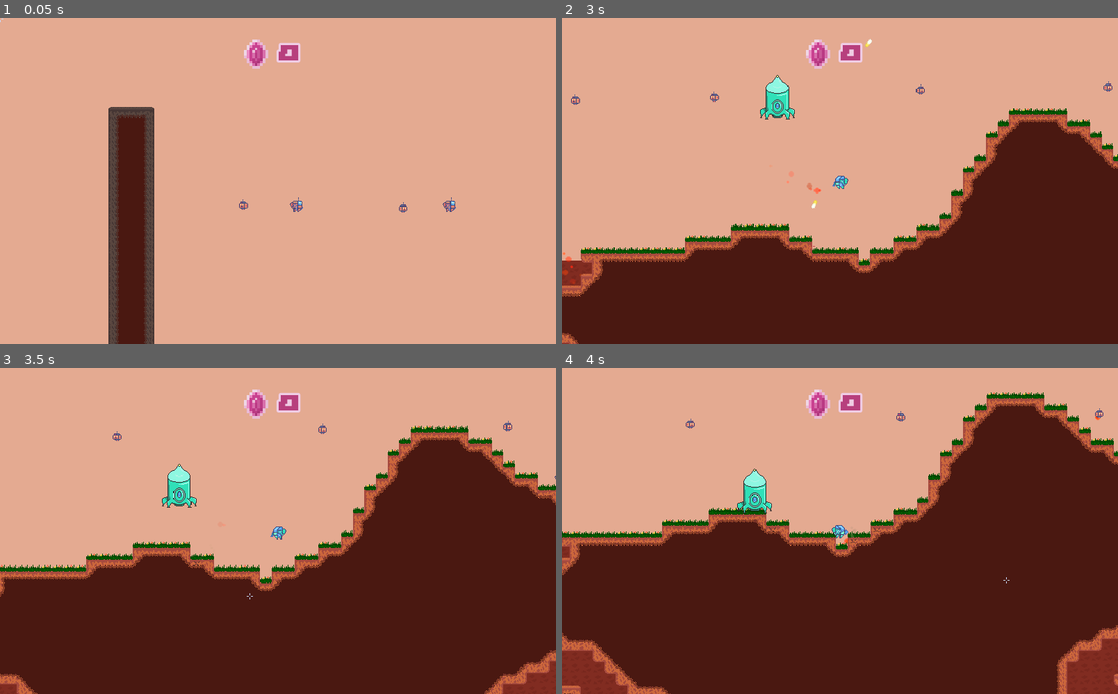
Above: before the commit, frames 1-4 (two rows, left to right).
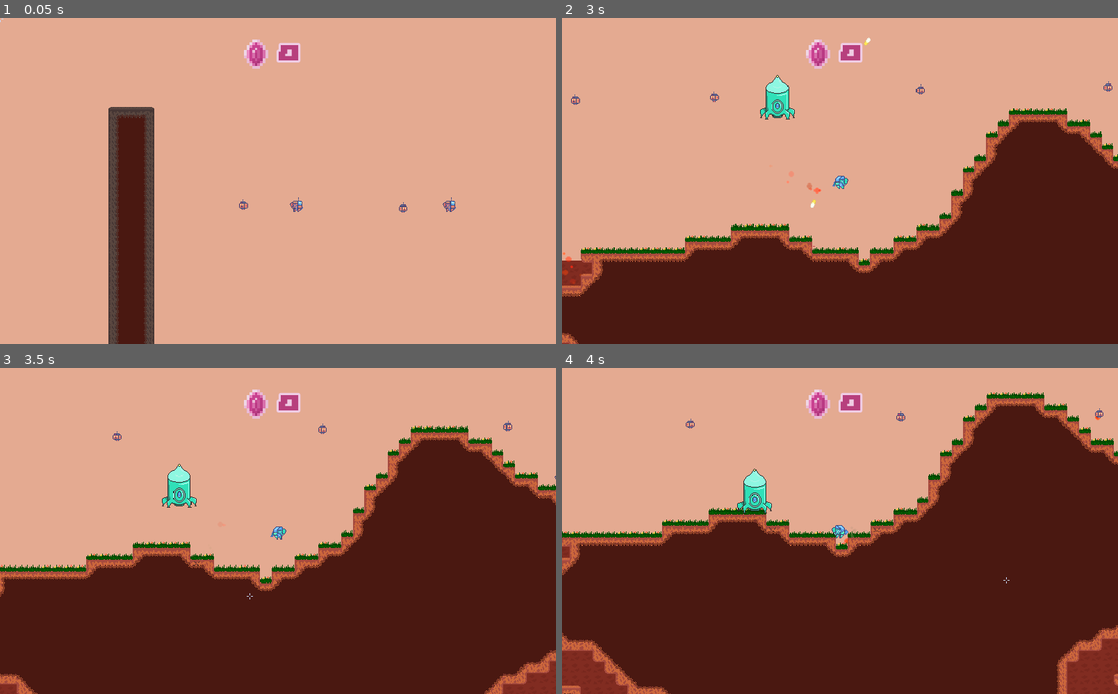
Above: after the commit, the same moments.

Repository: MichaelRRyan/Mecha-Miners
Game: Godot game, scene res://scenes/world/World.tscn
The game is run twice, just before and just after one commit, with the same random seed, the same clock (stepped at 60 frames per second) and the same inputs.
Inputs (mouse positions are in pixels of both pictures, inside the frame that each line leads up to):
- Up to frame 1 (0.05 s): no input
- Up to frame 2 (3 s): tap Enter at 0.5 s; move the mouse to (962, 164) at 0.52 s; press the mouse at (962, 164) at 0.53 s; hold D (move_right) 0.53-1.28 s; tap W (jump) at 0.77, 1.07, 1.52, 1.55, 1.82 s; right-click (962, 164) at 0.8 s; move the mouse to (728, 197) at 1.27 s; release the mouse at (728, 197) at 1.28 s; hold A (move_left) 1.28-2.03 s; right-click (728, 197) at 1.35 s; move the mouse to (895, 109) at 2.02 s; hold W (jump) 2.03-2.78 s; hold D (move_right) from 2.03 s (still down); click (895, 109) at 2.3 s; move the mouse to (812, 246) at 2.77 s; click (812, 246) at 2.85 s
- Up to frame 3 (3.5 s): keep holding D (move_right); tap W (jump) at 3.02, 3.32 s; right-click (250, 596) at 3.05 s
- Up to frame 4 (4 s): move the mouse to (1006, 579) at 3.52 s; release D (move_right) at 3.53 s; hold A (move_left) from 3.53 s (still down); hold Right mouse button (action2) from 3.53 s (still down); tap W (jump) at 3.77, 3.8 s

Frame 1 is identical in both runs. In frame 2, less than 0.1% of the frame differs, in the area x 44-56%, y 5-59%; in frame 3, less than 0.1%; in frame 4, less than 0.1%.

Commit message:
Abstracted animation logic to an animation controller
Additionally added a hurt animation to miner bots, removed unnecessary code, and began fixing miner bots 'no mech arms' issue

Diff:
--- a/project.godot
+++ b/project.godot
@@ -63,6 +63,11 @@
 "class": "Tile",
 "language": "GDScript",
 "path": "res://scripts/misc/TerrainTiles.gd"
+}, {
+"base": "Node2D",
+"class": "Tool",
+"language": "GDScript",
+"path": "res://scripts/equipment/Tool.gd"
 } ]
 _global_script_class_icons={
 "AIBrain": "",
@@ -75,7 +80,8 @@
 "ProceduralGenerator": "",
 "PursueBehaviour": "",
 "Terrain": "",
-"Tile": ""
+"Tile": "",
+"Tool": ""
 }
 
 [application]
--- a/resources/sprite_frames/battle_miner_bot_orange.tres
+++ b/resources/sprite_frames/battle_miner_bot_orange.tres
@@ -42,6 +42,78 @@
 atlas = ExtResource( 1 )
 region = Rect2( 96, 32, 32, 32 )
 
+[sub_resource type="AtlasTexture" id=21]
+atlas = ExtResource( 1 )
+region = Rect2( 0, 0, 32, 32 )
+
+[sub_resource type="AtlasTexture" id=22]
+atlas = ExtResource( 1 )
+region = Rect2( 32, 0, 32, 32 )
+
+[sub_resource type="AtlasTexture" id=23]
+atlas = ExtResource( 1 )
+region = Rect2( 64, 0, 32, 32 )
+
+[sub_resource type="AtlasTexture" id=24]
+atlas = ExtResource( 1 )
+region = Rect2( 96, 0, 32, 32 )
+
+[sub_resource type="AtlasTexture" id=25]
+atlas = ExtResource( 1 )
+region = Rect2( 128, 0, 32, 32 )
+
+[sub_resource type="AtlasTexture" id=26]
+atlas = ExtResource( 1 )
+region = Rect2( 160, 0, 32, 32 )
+
+[sub_resource type="AtlasTexture" id=27]
+atlas = ExtResource( 1 )
+region = Rect2( 192, 0, 32, 32 )
+
+[sub_resource type="AtlasTexture" id=28]
+atlas = ExtResource( 1 )
+region = Rect2( 224, 0, 32, 32 )
+
+[sub_resource type="AtlasTexture" id=29]
+atlas = ExtResource( 1 )
+region = Rect2( 256, 0, 32, 32 )
+
+[sub_resource type="AtlasTexture" id=30]
+atlas = ExtResource( 1 )
+region = Rect2( 256, 0, 32, 32 )
+
+[sub_resource type="AtlasTexture" id=31]
+atlas = ExtResource( 1 )
+region = Rect2( 224, 0, 32, 32 )
+
+[sub_resource type="AtlasTexture" id=32]
+atlas = ExtResource( 1 )
+region = Rect2( 192, 0, 32, 32 )
+
+[sub_resource type="AtlasTexture" id=33]
+atlas = ExtResource( 1 )
+region = Rect2( 160, 0, 32, 32 )
+
+[sub_resource type="AtlasTexture" id=34]
+atlas = ExtResource( 1 )
+region = Rect2( 128, 0, 32, 32 )
+
+[sub_resource type="AtlasTexture" id=35]
+atlas = ExtResource( 1 )
+region = Rect2( 96, 0, 32, 32 )
+
+[sub_resource type="AtlasTexture" id=36]
+atlas = ExtResource( 1 )
+region = Rect2( 64, 0, 32, 32 )
+
+[sub_resource type="AtlasTexture" id=37]
+atlas = ExtResource( 1 )
+region = Rect2( 32, 0, 32, 32 )
+
+[sub_resource type="AtlasTexture" id=38]
+atlas = ExtResource( 1 )
+region = Rect2( 0, 0, 32, 32 )
+
 [resource]
 animations = [ {
 "frames": [ SubResource( 11 ) ],
@@ -63,4 +135,14 @@
 "loop": true,
 "name": "walk",
 "speed": 5.0
+}, {
+"frames": [ SubResource( 21 ), SubResource( 22 ), SubResource( 23 ), SubResource( 24 ), SubResource( 23 ), SubResource( 24 ), SubResource( 25 ), SubResource( 26 ), SubResource( 27 ), SubResource( 28 ), SubResource( 29 ), SubResource( 28 ), SubResource( 29 ) ],
+"loop": false,
+"name": "power_on",
+"speed": 10.0
+}, {
+"frames": [ SubResource( 30 ), SubResource( 31 ), SubResource( 32 ), SubResource( 33 ), SubResource( 34 ), SubResource( 35 ), SubResource( 36 ), SubResource( 37 ), SubResource( 38 ) ],
+"loop": false,
+"name": "power_off",
+"speed": 10.0
 } ]
--- a/resources/sprite_frames/miner_bot_blue.tres
+++ b/resources/sprite_frames/miner_bot_blue.tres
@@ -1,10 +1,14 @@
-[gd_resource type="SpriteFrames" load_steps=3 format=2]
+[gd_resource type="SpriteFrames" load_steps=4 format=2]
 
 [ext_resource path="res://assets/images/sprite_sheet.png" type="Texture" id=1]
 
 [sub_resource type="AtlasTexture" id=1]
 atlas = ExtResource( 1 )
 region = Rect2( 256, 32, 16, 16 )
+
+[sub_resource type="AtlasTexture" id=2]
+atlas = ExtResource( 1 )
+region = Rect2( 272, 32, 16, 16 )
 
 [resource]
 animations = [ {
@@ -13,18 +17,8 @@
 "name": "idle",
 "speed": 5.0
 }, {
-"frames": [ SubResource( 1 ) ],
-"loop": true,
-"name": "jump",
-"speed": 5.0
-}, {
-"frames": [ SubResource( 1 ) ],
-"loop": true,
-"name": "walk_reversed",
-"speed": 15.0
-}, {
-"frames": [ SubResource( 1 ) ],
-"loop": true,
-"name": "walk",
-"speed": 15.0
+"frames": [ SubResource( 2 ) ],
+"loop": false,
+"name": "hurt",
+"speed": 1.0
 } ]
--- a/resources/sprite_frames/miner_bot_orange.tres
+++ b/resources/sprite_frames/miner_bot_orange.tres
@@ -6,25 +6,19 @@
 atlas = ExtResource( 1 )
 region = Rect2( 224, 32, 16, 16 )
 
+[sub_resource type="AtlasTexture" id=2]
+atlas = ExtResource( 1 )
+region = Rect2( 240, 32, 16, 16 )
+
 [resource]
 animations = [ {
 "frames": [ SubResource( 1 ) ],
 "loop": true,
 "name": "idle",
-"speed": 5.0
+"speed": 1.0
 }, {
-"frames": [ SubResource( 1 ) ],
-"loop": true,
-"name": "jump",
-"speed": 5.0
-}, {
-"frames": [ SubResource( 1 ) ],
-"loop": true,
-"name": "walk_reversed",
-"speed": 5.0
-}, {
-"frames": [ SubResource( 1 ) ],
-"loop": true,
-"name": "walk",
-"speed": 5.0
+"frames": [ SubResource( 2 ) ],
+"loop": false,
+"name": "hurt",
+"speed": 1.0
 } ]
--- a/scenes/Drill.tscn
+++ b/scenes/Drill.tscn
@@ -1,7 +1,7 @@
 [gd_scene load_steps=3 format=2]
 
 [ext_resource path="res://assets/images/sprite_sheet.png" type="Texture" id=1]
-[ext_resource path="res://scripts/Drill.gd" type="Script" id=2]
+[ext_resource path="res://scripts/equipment/Drill.gd" type="Script" id=2]
 
 [node name="Drill" type="Sprite"]
 position = Vector2( 6, 1 )
--- a/scenes/Gun.tscn
+++ b/scenes/Gun.tscn
@@ -1,6 +1,6 @@
 [gd_scene load_steps=3 format=2]
 
-[ext_resource path="res://scripts/Gun.gd" type="Script" id=1]
+[ext_resource path="res://scripts/equipment/Gun.gd" type="Script" id=1]
 [ext_resource path="res://assets/images/sprite_sheet.png" type="Texture" id=2]
 
 [node name="Gun" type="Sprite"]
--- a/scenes/entities/BattleMinerBot.tscn
+++ b/scenes/entities/BattleMinerBot.tscn
@@ -11,6 +11,9 @@
 playing = true
 offset = Vector2( 0, -6 )
 
+[node name="CollisionShape2D" parent="." index="1"]
+visible = false
+
 [node name="Equipped1" parent="Arms" index="0"]
 region_rect = Rect2( 160, 48, 32, 16 )
 
--- a/scenes/entities/Humanoid.tscn
+++ b/scenes/entities/Humanoid.tscn
@@ -6,6 +6,7 @@
 [ext_resource path="res://scenes/Jetpack.tscn" type="PackedScene" id=4]
 [ext_resource path="res://scripts/MechArms.gd" type="Script" id=5]
 [ext_resource path="res://scenes/Drill.tscn" type="PackedScene" id=6]
+[ext_resource path="res://scripts/animators/HumanoidAnimator.gd" type="Script" id=7]
 
 [sub_resource type="CapsuleShape2D" id=13]
 radius = 5.0
@@ -20,6 +21,7 @@
 frames = ExtResource( 1 )
 animation = "idle"
 offset = Vector2( 0, -2.5 )
+script = ExtResource( 7 )
 
 [node name="CollisionShape2D" type="CollisionShape2D" parent="."]
 shape = SubResource( 13 )
@@ -43,5 +45,7 @@
 
 [connection signal="died" from="." to="Arms" method="_on_Player_died"]
 [connection signal="respawn_complete" from="." to="Arms" method="_on_Player_respawn_complete"]
+[connection signal="sync_began" from="." to="AnimatedSprite" method="_on_Humanoid_sync_began"]
 [connection signal="sync_began" from="." to="Arms" method="_on_Player_sync_began"]
+[connection signal="sync_data_recieved" from="." to="AnimatedSprite" method="_on_Humanoid_sync_data_recieved"]
 [connection signal="sync_data_recieved" from="." to="Arms" method="_on_Player_sync_data_recieved"]
--- a/scenes/entities/MinerBot.tscn
+++ b/scenes/entities/MinerBot.tscn
@@ -1,9 +1,10 @@
-[gd_scene load_steps=6 format=2]
+[gd_scene load_steps=7 format=2]
 
 [ext_resource path="res://scenes/entities/Entity.tscn" type="PackedScene" id=1]
 [ext_resource path="res://resources/sprite_frames/miner_bot_orange.tres" type="SpriteFrames" id=2]
 [ext_resource path="res://scenes/ai/MinerBotController.tscn" type="PackedScene" id=3]
 [ext_resource path="res://scenes/Jetpack.tscn" type="PackedScene" id=4]
+[ext_resource path="res://scripts/animators/MinerBotAnimator.gd" type="Script" id=5]
 
 [sub_resource type="CapsuleShape2D" id=1]
 radius = 5.0
@@ -13,6 +14,7 @@
 
 [node name="AnimatedSprite" parent="." index="0"]
 frames = ExtResource( 2 )
+script = ExtResource( 5 )
 
 [node name="CollisionShape2D" parent="." index="1"]
 position = Vector2( 0, -1 )
@@ -22,3 +24,7 @@
 
 [node name="Jetpack" parent="." index="4" instance=ExtResource( 4 )]
 velocity_multiplier = 3.0
+
+[connection signal="damage_taken" from="." to="AnimatedSprite" method="_on_MinerBot_damage_taken"]
+[connection signal="sync_began" from="." to="AnimatedSprite" method="_on_MinerBot_sync_began"]
+[connection signal="sync_data_recieved" from="." to="AnimatedSprite" method="_on_MinerBot_sync_data_recieved"]
--- a/scenes/world/World.tscn
+++ b/scenes/world/World.tscn
@@ -27,7 +27,6 @@
 position = Vector2( 957, -42 )
 
 [node name="Player" parent="PlayerManager" instance=ExtResource( 6 )]
-is_human = true
 _max_speed = 100.0
 
 [node name="FollowPoint" type="Node2D" parent="PlayerManager/Player"]
@@ -35,6 +34,7 @@
 dampener = 0.25
 
 [node name="Camera2D" type="Camera2D" parent="PlayerManager/Player/FollowPoint" groups=["main_camera"]]
+scale = Vector2( 2, 2 )
 current = true
 zoom = Vector2( 0.75, 0.75 )
 limit_left = 0
--- a/scripts/MechArms.gd
+++ b/scripts/MechArms.gd
@@ -10,9 +10,9 @@
 
 # -----------------------------------------------------------------------------
 func _ready():
-	if _parent:
-		equipped1.set_holder(_parent)
-		equipped2.set_holder(_parent)
+	if _parent and _parent.has_method("equip"):
+		_parent.equip(equipped1)
+		_parent.equip(equipped2)
 	else:
 		set_process(false)
 
@@ -52,15 +52,6 @@
 	if flip: angle = deg2rad(180.0) - angle
 	equipped1.rotation = angle
 	equipped2.rotation = angle
-
-	if _parent.is_human:
-		if (equipped1.automatic and Input.is_action_pressed("action1")
-				or Input.is_action_just_pressed("action1")):
-					equipped1.activate()
-
-		if (equipped2.automatic and Input.is_action_pressed("action2")
-				or Input.is_action_just_pressed("action2")):
-					equipped2.activate()
 
 
 # -----------------------------------------------------------------------------
--- a/scripts/Player.gd
+++ b/scripts/Player.gd
@@ -11,9 +11,15 @@
 	if Network.is_online and not is_network_master():
 		return
 
-	if is_human:
-		_target = get_global_mouse_position()
+	_target = get_global_mouse_position()
 
+	if ($Arms/Equipped1.automatic and Input.is_action_pressed("action1")
+			or Input.is_action_just_pressed("action1")):
+				$Arms/Equipped1.activate()
+
+	if ($Arms/Equipped2.automatic and Input.is_action_pressed("action2")
+			or Input.is_action_just_pressed("action2")):
+				$Arms/Equipped2.activate()
 
 
 # -----------------------------------------------------------------------------
@@ -21,23 +27,21 @@
 
 	._handle_vertical_movement(delta)
 
-	if is_human:
-		# If the jump input was just pressed.
-		if Input.is_action_just_pressed("jump"):
-			jump(delta)
+	# If the jump input was just pressed.
+	if Input.is_action_just_pressed("jump"):
+		jump(delta)
 
-		# If already flying and the jump button is down, keep flying.
-		elif Input.is_action_pressed("jump") and $Jetpack.is_flying():
-			thrust_jetpack(delta)
+	# If already flying and the jump button is down, keep flying.
+	elif Input.is_action_pressed("jump") and $Jetpack.is_flying():
+		thrust_jetpack(delta)
 
 
 # -----------------------------------------------------------------------------
 func _handle_horizontal_movement(delta):
 
-	# Get the horizontal input if human controlled.
-	if is_human:
-		direction = (Input.get_action_strength("move_right") -
-					 Input.get_action_strength("move_left"))
+	# Get the horizontal input.
+	direction = (Input.get_action_strength("move_right") -
+				 Input.get_action_strength("move_left"))
 
 	._handle_horizontal_movement(delta)
 
--- /dev/null
+++ b/scripts/animators/HumanoidAnimator.gd
@@ -0,0 +1,73 @@
+extends AnimatedSprite
+
+enum AnimationName {
+	Idle = 0,
+	Jump = 1,
+	Walk = 2,
+	WalkReversed = 3,
+}
+
+var animation_names = [
+	"idle",
+	"jump",
+	"walk",
+	"walk_reversed",
+]
+
+var subject : KinematicBody2D = null
+var animation_id = 0
+
+
+# ------------------------------------------------------------------------------
+func _ready():
+	var parent = get_parent()
+	if (parent and parent is KinematicBody2D and
+		parent.has_method("get_direction") and parent.has_method("get_target")):
+			subject = parent
+	else:
+		set_process(false)
+
+
+# ------------------------------------------------------------------------------
+func _process(_delta):
+	var direction = subject.get_direction()
+	if direction == 0.0:
+
+		# Play the appropriate no movement animation.
+		if subject.is_on_floor():
+			_set_animation(AnimationName.Idle)
+		else:
+			_set_animation(AnimationName.Jump)
+
+	else:
+
+		# Play the appropriate movement animation.
+		if subject.is_on_floor():
+			var dir_to_mouse = subject.get_target().x - subject.global_position.x
+			var reversed = sign(dir_to_mouse) != sign(direction)
+
+			if reversed:
+				_set_animation(AnimationName.WalkReversed)
+			else:
+				_set_animation(AnimationName.Walk)
+		else:
+			_set_animation(AnimationName.Jump)
+
+
+# ------------------------------------------------------------------------------
+func _set_animation(id):
+	animation_id = id
+	play(animation_names[id])
+
+
+# ------------------------------------------------------------------------------
+func _on_Humanoid_sync_began(sync_data):
+	sync_data["animation_id"] = animation_id
+
+
+# ------------------------------------------------------------------------------
+func _on_Humanoid_sync_data_recieved(sync_data):
+	_set_animation(sync_data.animation_id)
+
+
+# ------------------------------------------------------------------------------
--- /dev/null
+++ b/scripts/animators/MinerBotAnimator.gd
@@ -0,0 +1,41 @@
+extends AnimatedSprite
+
+
+enum AnimationName {
+	Idle = 0,
+	Hurt = 1,
+}
+
+var animation_names = [
+	"idle",
+	"hurt",
+]
+
+var _animation_id = 0
+
+
+# -----------------------------------------------------------------------------
+func _on_MinerBot_sync_began(sync_data):
+	sync_data["animation_id"] = _animation_id
+
+
+# -----------------------------------------------------------------------------
+func _on_MinerBot_sync_data_recieved(sync_data):
+	_set_animation(sync_data.animation_id)
+
+
+# ------------------------------------------------------------------------------
+func _set_animation(id):
+	_animation_id = id
+	play(animation_names[id])
+
+
+# -----------------------------------------------------------------------------
+func _on_MinerBot_damage_taken(health):
+	if health > 0.0:
+		_set_animation(AnimationName.Hurt)
+		yield(self, "animation_finished")
+		_set_animation(AnimationName.Idle)
+
+
+# -----------------------------------------------------------------------------
--- a/scripts/entities/Entity.gd
+++ b/scripts/entities/Entity.gd
@@ -2,14 +2,14 @@
 
 tool
 
-signal died
+signal died()
+signal damage_taken(health)
 signal crystal_amount_changed(total_crystals)
 signal new_velocity(velocity)
 signal respawn_complete()
 signal sync_began(sync_data)
 signal sync_data_recieved(sync_data)
 
-export var is_human : bool = false
 export var health : float = 5.0
 
 # -- Configurable Properties --
@@ -27,31 +27,17 @@
 var velocity = Vector2.ZERO
 
 # -- Private Variables --
-var animation_id = 0
 var respawning = false
 var was_on_floor = false
 var _target = Vector2.ZERO
 var direction : float = 0.0
 
-var inventory = Inventory.new()
+var inventory : Inventory = Inventory.new()
+var equipped : Array = [] # Array<Tool>
 
 onready var LandingParticleScene = preload("res://scenes/BulletHitParticle.tscn")
 
 var sync_data = {}
-
-enum AnimationName {
-	Idle = 0,
-	Jump = 1,
-	Walk = 2,
-	WalkReversed = 3,
-}
-
-var animation_names = [
-	"idle",
-	"jump",
-	"walk",
-	"walk_reversed",
-]
 
 
 # ------------------------------------------------------------------------------
@@ -106,6 +92,17 @@
 # -----------------------------------------------------------------------------
 func get_velocity() -> Vector2:
 	return velocity
+
+
+# -----------------------------------------------------------------------------
+func get_direction() -> float:
+	return direction
+
+
+# -----------------------------------------------------------------------------
+func equip(new_tool : Tool):
+	equipped.append(new_tool)
+	new_tool.set_holder(self)
 
 
 # -----------------------------------------------------------------------------
@@ -165,33 +162,13 @@
 # -----------------------------------------------------------------------------
 func _handle_horizontal_movement(delta):
 
-	# If there's no input.
+	# Applies deceleration if no movement input.
 	if direction == 0.0:
-		# Applies deceleration.
 		velocity.x -= min(_deceleration * delta, abs(velocity.x)) * sign(velocity.x)
 
-		# Play the appropriate no movement animation.
-		if is_on_floor():
-			_set_animation(AnimationName.Idle)
-		else:
-			_set_animation(AnimationName.Jump)
-
-	# If there is input.
+	# Else applies acceleration in the movement direction.
 	else:
-		# Applies acceleration in the movement direction.
 		velocity.x += _acceleration * direction * delta
-
-		# Play the appropriate movement animation.
-		if is_on_floor():
-			var dir_to_mouse = _target.x - global_position.x
-			var reversed = sign(dir_to_mouse) != sign(direction)
-
-			if reversed:
-				_set_animation(AnimationName.WalkReversed)
-			else:
-				_set_animation(AnimationName.Walk)
-		else:
-			_set_animation(AnimationName.Jump)
 
 	# Clamps the horizontal movement to the max speed.
 	if abs(velocity.x) > _max_speed:
@@ -210,17 +187,10 @@
 		sync_data = {
 			position = position,
 			flip_h = $AnimatedSprite.flip_h,
-			animation_id = animation_id,
 		}
 
 		emit_signal("sync_began", sync_data)
 		rpc_unreliable("set_puppet_state", sync_data)
-
-
-# -----------------------------------------------------------------------------
-func _set_animation(id):
-	animation_id = id
-	$AnimatedSprite.play(animation_names[id])
 
 
 # -----------------------------------------------------------------------------
@@ -232,13 +202,14 @@
 puppet func set_puppet_state(state):
 	position = state.position
 	$AnimatedSprite.flip_h = state.flip_h
-	_set_animation(state.animation_id)
 	emit_signal("sync_data_recieved", state)
 
 
 # -----------------------------------------------------------------------------
 func take_damage(damage):
 	health -= damage
+
+	emit_signal("damage_taken", health)
 
 	if health <= 0:
 		die()
--- a/scripts/Drill.gd
+++ b/scripts/equipment/Drill.gd
@@ -1,4 +1,4 @@
-extends "res://scripts/equipment/Tool.gd"
+extends Tool
 
 onready var _raycast = $RayCast2D
 
--- a/scripts/Gun.gd
+++ b/scripts/equipment/Gun.gd
@@ -1,4 +1,4 @@
-extends "res://scripts/equipment/Tool.gd"
+extends Tool
 
 export var cooldown = 0.25
 var bullet_manager = null
--- a/scripts/equipment/Tool.gd
+++ b/scripts/equipment/Tool.gd
@@ -1,4 +1,5 @@
 extends Node2D
+class_name Tool
 
 enum Type {
 	NULL,
Binary file changed: assets/images/sprite_sheet.png
Not shown: 1 places in resources/sprite_frames/battle_miner_bot_orange.tres that only renumber resources
Not shown: 1 places in resources/sprite_frames/miner_bot_orange.tres that only renumber resources
Not shown: 1 places in scenes/entities/Humanoid.tscn that only renumber resources
